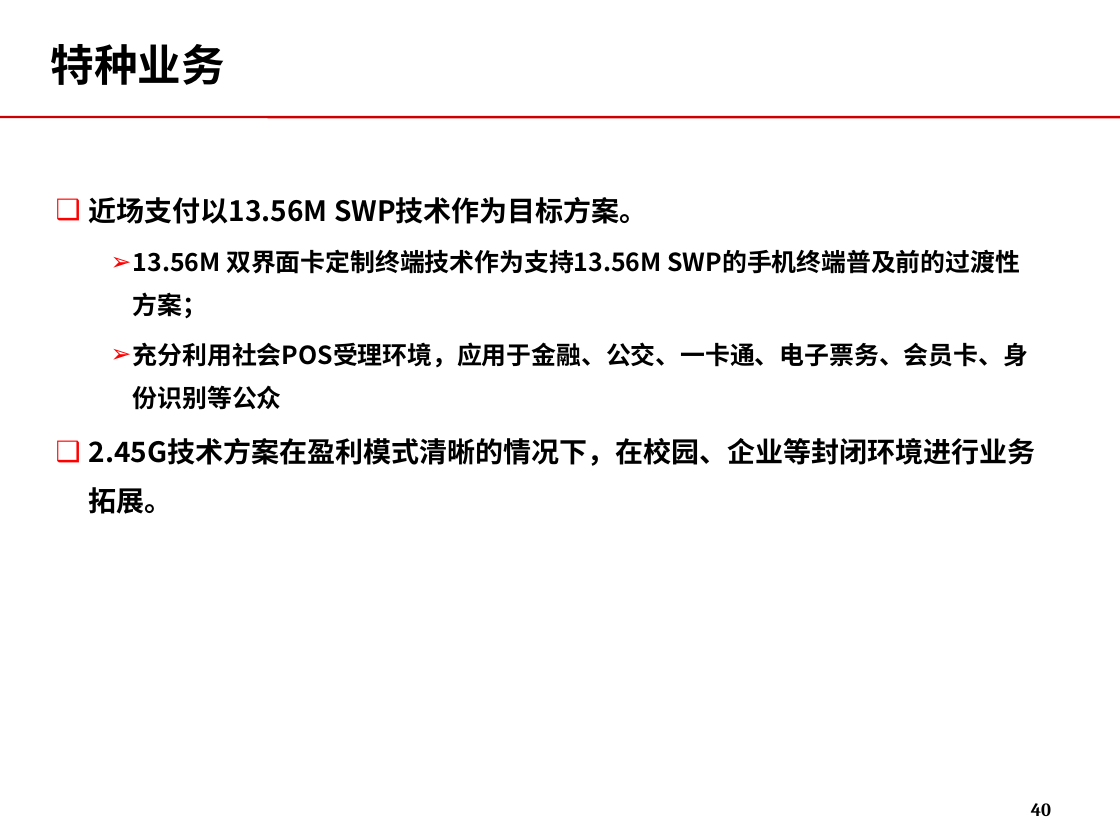
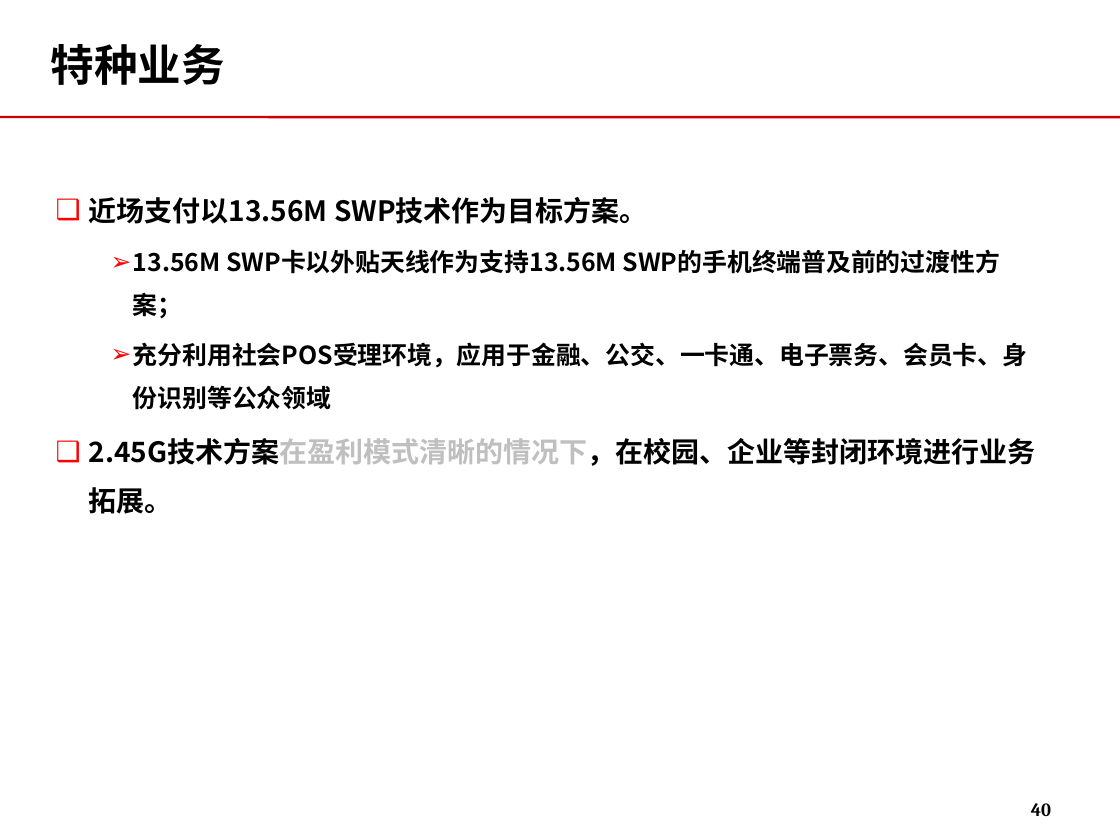
Before and after one commit to momo1101/unicardsrch, a slide deck: slide 40 of 软课题文本/软课题-中国联通电信卡业务及策略研究.ppt. Drawn at 1120x840 pixels with LibreOffice and Linux fonts; fonts in the diff are those of the drawing; background and template pictures are left out. Boxes give left, top, right and bottom in pixels: in the first picture for what was removed or moved away, otherwise in the second. Text is boxed around its words. In the diff, an @@ line names an element or a change of style, - is before the commit and + after.

Commit message:
参照4.21返回的卡业务运营中心张冰对doc做的修改，修改了ppt 进一步修改了固网卡部分，增加了固网卡整合建议

```diff
--- a/软课题文本/软课题-中国联通电信卡业务及策略研究.ppt
+++ b/软课题文本/软课题-中国联通电信卡业务及策略研究.ppt
@@ text at <box>133,249,1027,410</box>: text changed @@
-  ➢ 13.56M 双界面卡定制终端技术作为支持13.56M SWP的手机终端普及前的过渡性方案；
-  ➢ 充分利用社会POS受理环境，应用于金融、公交、一卡通、电子票务、会员卡、身份识别等公众
+  ➢ 13.56M SWP卡以外贴天线作为支持13.56M SWP的手机终端普及前的过渡性方案；
+  ➢ 充分利用社会POS受理环境，应用于金融、公交、一卡通、电子票务、会员卡、身份识别等公众领域
@@ text at <box>89,438,1036,514</box>: text colour #000000 to #BFBFBF in "2.45G技术方案在盈利模式清晰的情况下，在校园、企业等封闭环境进行业务拓展。" @@
```
Also in this commit, not shown: 5 other slides changed, 1 slide added.
